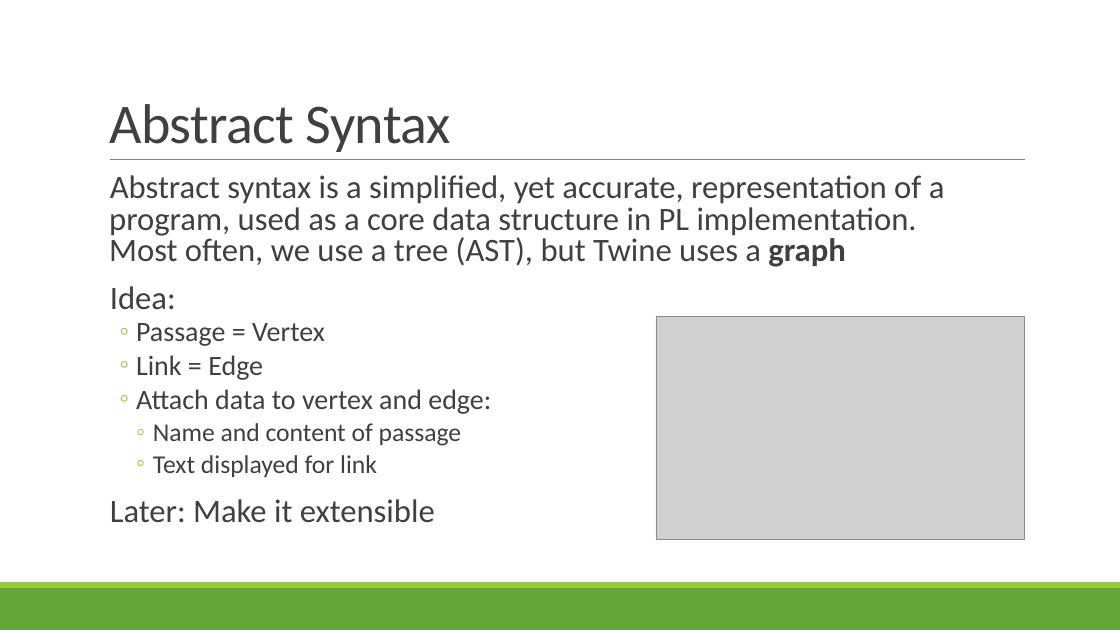
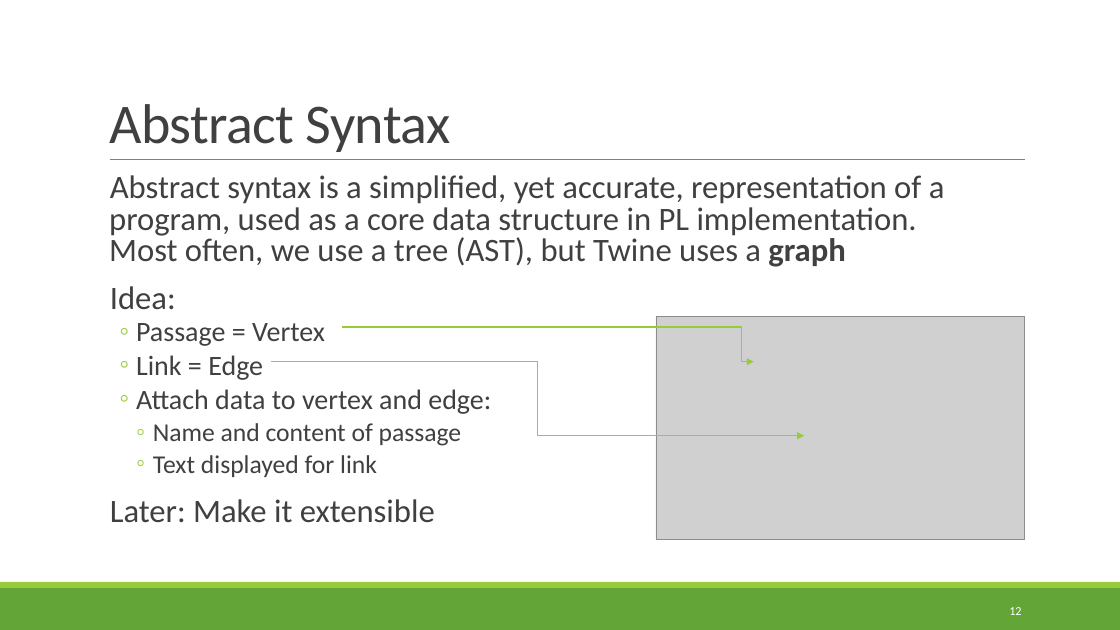
Before and after one commit to rbohrer/pl-course, a slide deck: slide 12 of LectureSlides/12Play.pptx (slide 10 before the commit). Drawn at 1120x630 pixels with LibreOffice and Linux fonts; fonts in the diff are those of the drawing; grey boxes stand for pictures. Boxes give left, top, right and bottom in pixels: in the first picture for what was removed or moved away, otherwise in the second. Text is boxed around its words. In the diff, an @@ line names an element or a change of style, - is before the commit and + after.

```diff
--- a/LectureSlides/12Play.pptx
+++ b/LectureSlides/12Play.pptx
@@ elbow arrow added from (342, 327) to (754, 362), #99CB38 1 pt @@
@@ elbow arrow added from (271, 362) to (804, 436), #99CB38 1 pt @@
@@ page number added at [1009, 607, 1021, 615], 10.5 pt, text #FFFFFF @@
+12
```
Also in this commit, not shown: 35 other slides changed, 4 slides added.
